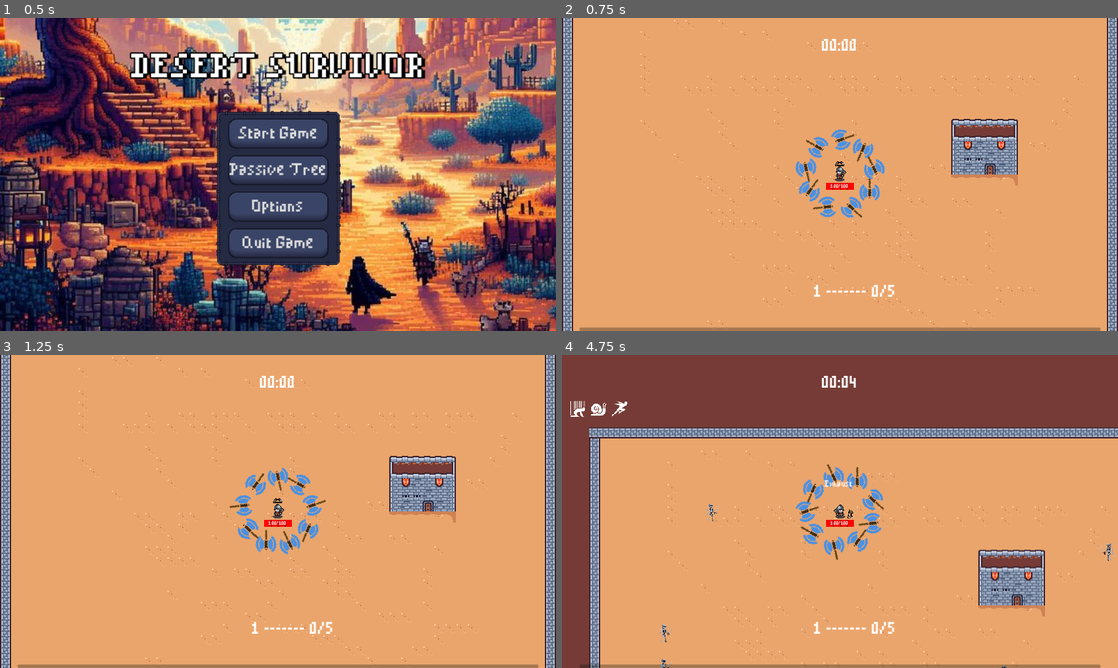
Above: before the commit, frames 1-4 (two rows, left to right).
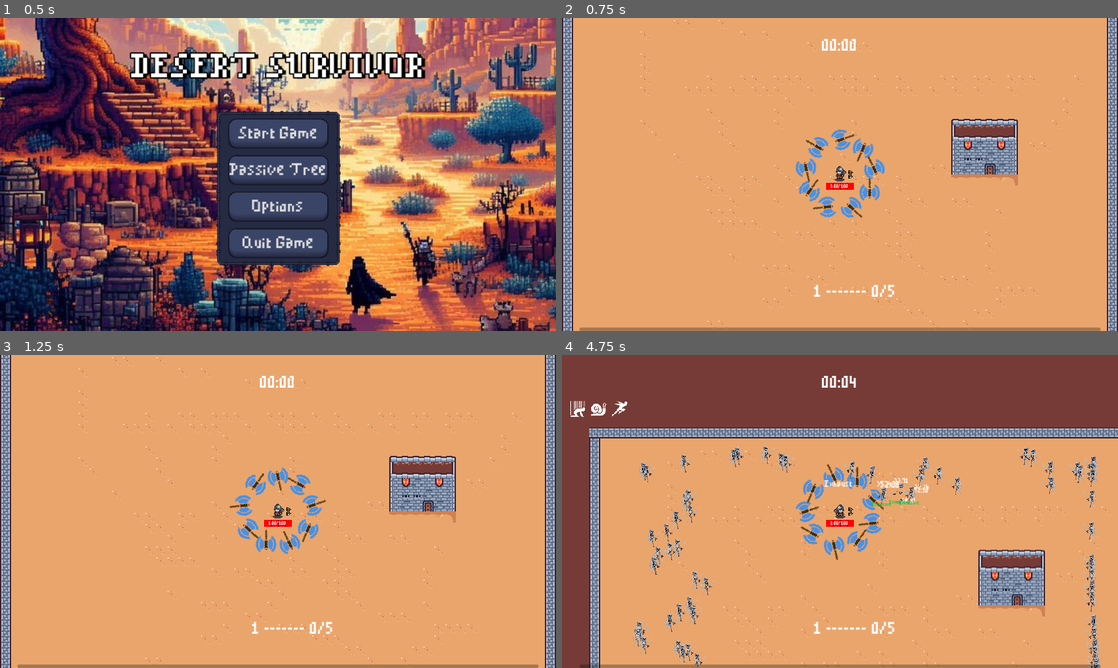
Above: after the commit, the same moments.

Repository: DreamEp/MFB
Game: Godot game, scene res://Scenes/main_scene.tscn
The game is run twice, just before and just after one commit, with the same random seed, the same clock (stepped at 60 frames per second) and the same inputs. Sound files missing from this copy of the repository are replaced by a short silence.
Inputs (mouse positions are in pixels of both pictures, inside the frame that each line leads up to):
- Up to frame 1 (0.5 s): no input
- Up to frame 2 (0.75 s): click "Start Game" at 0.5 s
- Up to frame 3 (1.25 s): no input
- Up to frame 4 (4.75 s): tap Enter at 1.25 s; move the mouse to (962, 495) at 1.27 s; hold D (right) 1.28-2.03 s; click (962, 495) at 1.35 s; move the mouse to (728, 527) at 2.02 s; hold S (down) 2.03-2.78 s; tap 1 at 2.1 s; move the mouse to (895, 442) at 2.77 s; hold D (right) 2.78-3.53 s; tap 2 at 2.85 s; move the mouse to (812, 574) at 3.52 s; hold W (up) 3.53-4.28 s; tap 3 at 3.6 s; move the mouse to (1006, 558) at 4.27 s; hold A (left) from 4.28 s (still down); tap 4 at 4.35 s

Frame 1 is identical in both runs. In frame 2, less than 0.1% of the frame differs, in the area x 49-53%, y 45-52%; in frame 3, less than 0.1%; in frame 4, 2.6%, in the area x 12-100%, y 29-100%.

Commit message:
review spawn info, and layers

Diff:
--- a/Enemies/Boss/StoneGolemBoss.tscn
+++ b/Enemies/Boss/StoneGolemBoss.tscn
@@ -10,6 +10,45 @@
 
 [sub_resource type="RectangleShape2D" id="RectangleShape2D_6c3ef"]
 size = Vector2(13.5, 13.5)
+
+[sub_resource type="Animation" id="Animation_5f2ek"]
+length = 0.001
+tracks/0/type = "value"
+tracks/0/imported = false
+tracks/0/enabled = true
+tracks/0/path = NodePath("Label:scale")
+tracks/0/interp = 1
+tracks/0/loop_wrap = true
+tracks/0/keys = {
+"times": PackedFloat32Array(0),
+"transitions": PackedFloat32Array(1),
+"update": 0,
+"values": [Vector2(1, 1)]
+}
+tracks/1/type = "value"
+tracks/1/imported = false
+tracks/1/enabled = true
+tracks/1/path = NodePath("Label:self_modulate")
+tracks/1/interp = 1
+tracks/1/loop_wrap = true
+tracks/1/keys = {
+"times": PackedFloat32Array(0),
+"transitions": PackedFloat32Array(1),
+"update": 0,
+"values": [Color(1, 1, 1, 1)]
+}
+tracks/2/type = "value"
+tracks/2/imported = false
+tracks/2/enabled = true
+tracks/2/path = NodePath("Label:text")
+tracks/2/interp = 1
+tracks/2/loop_wrap = true
+tracks/2/keys = {
+"times": PackedFloat32Array(0),
+"transitions": PackedFloat32Array(1),
+"update": 1,
+"values": [""]
+}
 
 [sub_resource type="Animation" id="Animation_mqeof"]
 resource_name = "effective"
@@ -48,45 +87,6 @@
 "transitions": PackedFloat32Array(1, 1, 1),
 "update": 0,
 "values": [Color(0, 0.803922, 0.266667, 1), Color(0, 0.803922, 0.266667, 1), Color(0, 0.803922, 0.266667, 0)]
-}
-
-[sub_resource type="Animation" id="Animation_5f2ek"]
-length = 0.001
-tracks/0/type = "value"
-tracks/0/imported = false
-tracks/0/enabled = true
-tracks/0/path = NodePath("Label:scale")
-tracks/0/interp = 1
-tracks/0/loop_wrap = true
-tracks/0/keys = {
-"times": PackedFloat32Array(0),
-"transitions": PackedFloat32Array(1),
-"update": 0,
-"values": [Vector2(1, 1)]
-}
-tracks/1/type = "value"
-tracks/1/imported = false
-tracks/1/enabled = true
-tracks/1/path = NodePath("Label:self_modulate")
-tracks/1/interp = 1
-tracks/1/loop_wrap = true
-tracks/1/keys = {
-"times": PackedFloat32Array(0),
-"transitions": PackedFloat32Array(1),
-"update": 0,
-"values": [Color(1, 1, 1, 1)]
-}
-tracks/2/type = "value"
-tracks/2/imported = false
-tracks/2/enabled = true
-tracks/2/path = NodePath("Label:text")
-tracks/2/interp = 1
-tracks/2/loop_wrap = true
-tracks/2/keys = {
-"times": PackedFloat32Array(0),
-"transitions": PackedFloat32Array(1),
-"update": 1,
-"values": [""]
 }
 
 [sub_resource type="Animation" id="Animation_h3mmj"]
--- a/Enemies/EnemyMovement.gd
+++ b/Enemies/EnemyMovement.gd
@@ -16,12 +16,15 @@
 
 func _physics_process(_delta):
 	#knockback = knockback.move_toward(Vector2.ZERO, knockback_recovery)
-	if enemy.alive:
-		var velocity = enemy.velocity
-		var direction = enemy.global_position.direction_to(player.global_position)
-		velocity = direction * enemy.movemement_speed
-		#velocity += knockback
-		enemy.velocity = velocity
-		enemy.move_and_slide()
-	else:
+	#var separation = (player.position - enemy.position).length()
+	#if separation >= 500 and enemy.enemy_type == "base":
+		#enemy.queue_free()
+	#if enemy.alive:
+		#var velocity = enemy.velocity
+		#var direction = enemy.global_position.direction_to(player.global_position)
+		#velocity = direction * enemy.movemement_speed
+		##velocity += knockback
+		#enemy.velocity = velocity
+		#enemy.move_and_slide()
+	#else:
 		return
--- a/Enemies/Skeleton.tscn
+++ b/Enemies/Skeleton.tscn
@@ -277,7 +277,7 @@
 
 [node name="Skeleton" type="CharacterBody2D" groups=["enemy"]]
 collision_layer = 16
-collision_mask = 13
+collision_mask = 8
 motion_mode = 1
 script = ExtResource("1_2jn5f")
 
@@ -332,8 +332,8 @@
 [node name="HealthComponent" parent="." instance=ExtResource("5_a5fd2")]
 
 [node name="HitboxComponent" parent="." node_paths=PackedStringArray("health_component") instance=ExtResource("6_umlaw")]
-collision_layer = 16
-collision_mask = 13
+collision_layer = 32
+collision_mask = 4
 health_component = NodePath("../HealthComponent")
 
 [node name="CollisionShape2D" type="CollisionShape2D" parent="HitboxComponent"]
--- a/Enemies/enemy.gd
+++ b/Enemies/enemy.gd
@@ -44,6 +44,16 @@
 var hurt := false
 var stunned := false
 
+var knockback : Vector2
+
+func _physics_process(delta):
+	var separation = (player.position - position).length()
+	if separation >= 500 and enemy_type == "base":
+		queue_free()
+
+	velocity = (player.position - position).normalized() * movemement_speed
+	move_and_collide(velocity * delta)
+
 func _ready():
 	enemySprite2D.texture = load(enemySpritePath)
 	var scaling_vector: Vector2
@@ -59,12 +69,12 @@
 	self.scale = scaling_vector
 
 func _on_hitbox_component_body_entered(body):
-	if body is Player:
+	#if body is Player:
 		inrange = true
 		attacking = true
 
 func _on_hitbox_component_body_exited(body):
-	if body is Player:
+	#if body is Player:
 		inrange = false
 
 func spawnExperience():
--- a/Player/PlayerAttacks.gd
+++ b/Player/PlayerAttacks.gd
@@ -9,7 +9,7 @@
 
 var items: Array[Item]
 var player_collected_skills
-var enemy_position: Vector2
+var enemy_position: Vector2 = Vector2.RIGHT
 
 func _ready():
 	pass
@@ -17,20 +17,20 @@
 func _physics_process(_delta):
 	items = player.items
 	player_collected_skills = player.player_collected_skills
-	var enemies_in_range = get_overlapping_bodies()
-	if(!settings_resource.auto_aim_state):
-		enemy_position = get_global_mouse_position()
-		look_at(enemy_position)
-	else:
-		if enemies_in_range.size() > 0:
-			var closest_enemy = enemies_in_range.front()
-			for current_enemy in enemies_in_range:
-				if(current_enemy.global_position.distance_to(player.global_position) < closest_enemy.global_position.distance_to(player.global_position)):
-					closest_enemy = current_enemy
-
-			#Input.warp_mouse( get_viewport_rect().position + closest_enemy.position)
-			enemy_position = closest_enemy.global_position
-			look_at(enemy_position)
+	#var enemies_in_range = get_overlapping_bodies()
+	#if(!settings_resource.auto_aim_state):
+		#enemy_position = get_global_mouse_position()
+		#look_at(enemy_position)
+	#else:
+		#if enemies_in_range.size() > 0:
+			#var closest_enemy = enemies_in_range.front()
+			#for current_enemy in enemies_in_range:
+				#if(current_enemy.global_position.distance_to(player.global_position) < closest_enemy.global_position.distance_to(player.global_position)):
+					#closest_enemy = current_enemy
+					#
+			##Input.warp_mouse( get_viewport_rect().position + closest_enemy.position)
+			#enemy_position = closest_enemy.global_position
+			#look_at(enemy_position)
 	if player.alive:
 		for item in items:
 			shoot_skills(enemy_position, item)
--- a/Player/Projectiles/projectile.gd
+++ b/Player/Projectiles/projectile.gd
@@ -90,7 +90,6 @@
 
 func _on_body_entered(body):
 	if body is Enemy or body is Boss:
-		print(body)
 		var hitbox: HitboxComponent = body.get_node("HitboxComponent")
 
 		var attack = Attack.new()
--- a/Scenes/world.tscn
+++ b/Scenes/world.tscn
@@ -415,7 +415,7 @@
 
 [sub_resource type="TileSet" id="TileSet_dfrsd"]
 physics_layer_0/collision_layer = 1
-physics_layer_0/collision_mask = 28
+physics_layer_0/collision_mask = 12
 sources/0 = SubResource("TileSetAtlasSource_8iigx")
 
 [sub_resource type="Resource" id="Resource_lbkxp"]
@@ -424,7 +424,7 @@
 time_start = 0
 time_end = 60
 enemy_type = ExtResource("9_re75a")
-enemy_num = 3
+enemy_num = 100
 enemy_spawn_delay = 1
 
 [sub_resource type="Resource" id="Resource_xywj6"]
@@ -514,6 +514,7 @@
 
 [node name="Player" parent="." instance=ExtResource("1_13lbo")]
 z_index = 2
+collision_mask = 67
 items = Array[Resource("res://Player/Weapons/Item.gd")]([ExtResource("4_yxtht")])
 
 [node name="EnemySpawner" parent="." instance=ExtResource("4_24gqt")]
--- a/Util/enemy_spawner.gd
+++ b/Util/enemy_spawner.gd
@@ -5,7 +5,8 @@
 @onready var player: Player = get_tree().get_first_node_in_group("player")
 @onready var gameTimer: Label = get_tree().get_first_node_in_group("hud").get_node("GameTimer")
 @onready var tileMap: TileMap = $"../TileMap"
-
+var distance = 500 #Spawnable distance
+var can_spawn: bool
 var time = 0.1
 @export var pass_time = 0
 
@@ -52,6 +53,10 @@
 func _physics_process(delta):
 	pass_time += delta
 	change_time()
+	if self.get_child_count() < 400:
+		can_spawn = true
+	else:
+		can_spawn = false
 	#print("time : %s, pass_time : %s" % [time, pass_time])
 
 func _ready():
@@ -61,20 +66,23 @@
 	time += 1
 	var enemy_spawns = spawns
 	for i in enemy_spawns:
-		if time >= i.time_start and time <= i.time_end + 1:
+		if time >= i.time_start and time <= i.time_end + 1 and can_spawn:
 			if i.spawn_delay_counter <= i.enemy_spawn_delay:
 				i.spawn_delay_counter += 1
 			else:
 				i.spawn_delay_counter = 0.1
 				var new_enemy = i.enemy_type
 				var counter = 0
-				while counter < i.enemy_num:
+				while counter < i.enemy_num and can_spawn:
 					#var enemy_spawn: EnemyRes = new_enemy.instantiate()
 					var spawn_pos = retrieve_spawnable_tile() #get_random_position()
 					new_enemy.instantiate_enemy(self, spawn_pos)
 
 					#add_child(enemy_spawn)
 					counter += 1
+
+func circle_pos() -> Vector2:
+	return player.position + distance * Vector2.RIGHT.rotated(randf_range(0, 2 * PI))
 
 func get_random_position():
 	var vpr = get_viewport_rect().size * randf_range(1.05, 1.40)
Not shown: 8 places in Art/UI/Theme & Stylebox/tab.tres that only renumber resources
